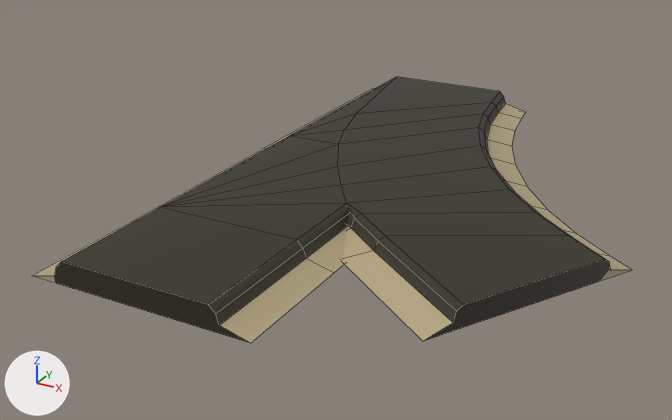
Before and after pictures for a commit that changed the FBX model Assets/Art/Models/Road Tiles/Road_Fork.fbx.
Both versions are drawn from a 50 mm lens placed at (0.612, -1.093, 0.498), pointed at (0.05, -0.072, -0.013). The axes (+X, +Y, +Z) are drawn at lower left. The lights are the same throughout. Mesh edges are drawn as thin lines.

The first picture shows 'Road_Fork'.
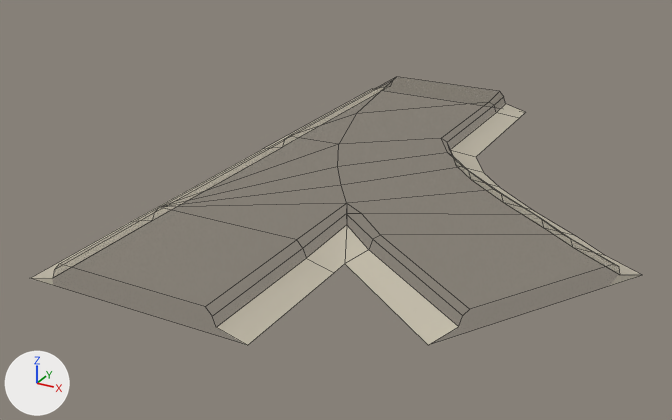
Changed parts and their boxes (x1, y1, x2, y2) in the pictures (672 x 420 px; the box of a moved part takes in the faces that stretch with it):
'Road_Fork', surface changed, reshaped (beige to grey): before (33, 77, 632, 343); after (30, 86, 643, 345)
part 1 of me_cylinder_397, moved or reshaped: before (290, 103, 548, 341); after (307, 112, 532, 345)
part 2 of me_cylinder_397, surface changed: before (491, 113, 521, 131); after (450, 113, 519, 157)
part 3 of me_cylinder_397, recoloured (beige to grey): before (33, 77, 632, 343); after (30, 86, 643, 345)

What the commit changed:
Picture 'Road00_NoLine.png' (img_road00_noline_png) is now built by load_image('Road00_NoLine.png', '../../Textures/Road00_NoLine.png', 1024, 1024, 'Non-Color') instead of load_image('Road00_NoLine.png', '../../Textures/Road00_NoLine.png', 1024, 1024, 'sRGB').
Material 'Road.017' (mat_road_017) is new.
Uses the picture img_road00_noline_png.
me_cylinder_397 is used by ob_road_fork; location (0.0, 0.0, 0.0).
me_cylinder_397 had 86 vertices, 72 faces and spanned x -0.151..0.449, y -0.43..0.436, z 0.0..0.031.
me_cylinder_397 now has 76 vertices, 66 faces and spans x -0.151..0.462, y -0.435..0.436, z 0.0..0.031.
Part 1, on me_cylinder_397:
16 vertices are removed from x -0.039..0.261, y -0.224..0.307, z 0.0..0.031.
25 faces are deleted.
6 vertices in x 0.173..0.419, y -0.203..-0.061, z 0.0..0.03 move by (-0.007, 0.0, 0.0).
4 vertices in x 0.099..0.149, y -0.43, z 0.0..0.031 move by (0.0, -0.005, 0.0).
4 vertices in x 0.107..0.154, y 0.371..0.398, z 0.0..0.028 move by (-0.004, 0.0, 0.0).
3 vertices in x 0.318..0.324, y -0.311..-0.3, z 0.01..0.027 move by (0.009, -0.005, 0.0).
3 vertices in x 0.319..0.365, y -0.044..-0.017, z 0.0..0.03 move by (0.0, -0.007, 0.0).
24 vertices move from x -0.151..0.449, y -0.43..0.33, z 0.0..0.031 to x -0.148..0.462, y -0.435..0.181, z 0.0..0.031.
6 vertices are added at (0.228, 0.083, 0.0), (0.153, 0.106, 0.012), (0.115, 0.159, 0.025), (0.107, -0.148, 0.024), (0.111, -0.155, 0.012), (0.149, -0.231, 0.0).
19 new faces join them.
me_cylinder_397 part 2: 1 kept faces spanning x 0.115..0.154, y 0.161..0.398, z 0.0..0.011 get new texture (UV) coordinates.
me_cylinder_397 part 3: 47 faces spanning x -0.151..0.462, y -0.435..0.436, z 0.0..0.031 switch from mat_road_001 (picture img_road00_noline_png) to mat_road_017.
